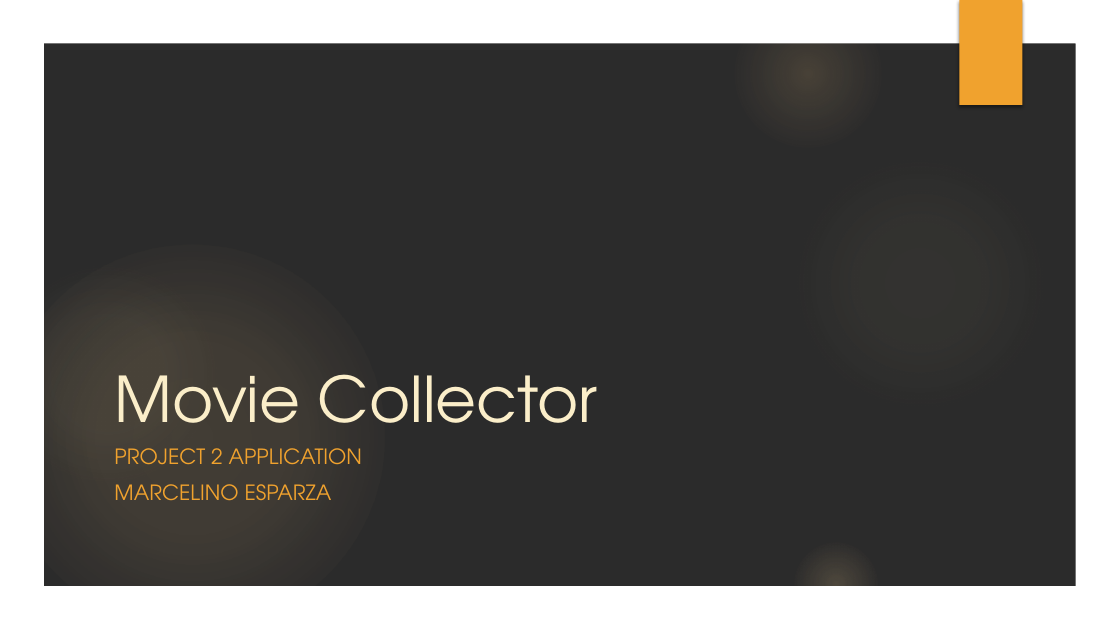
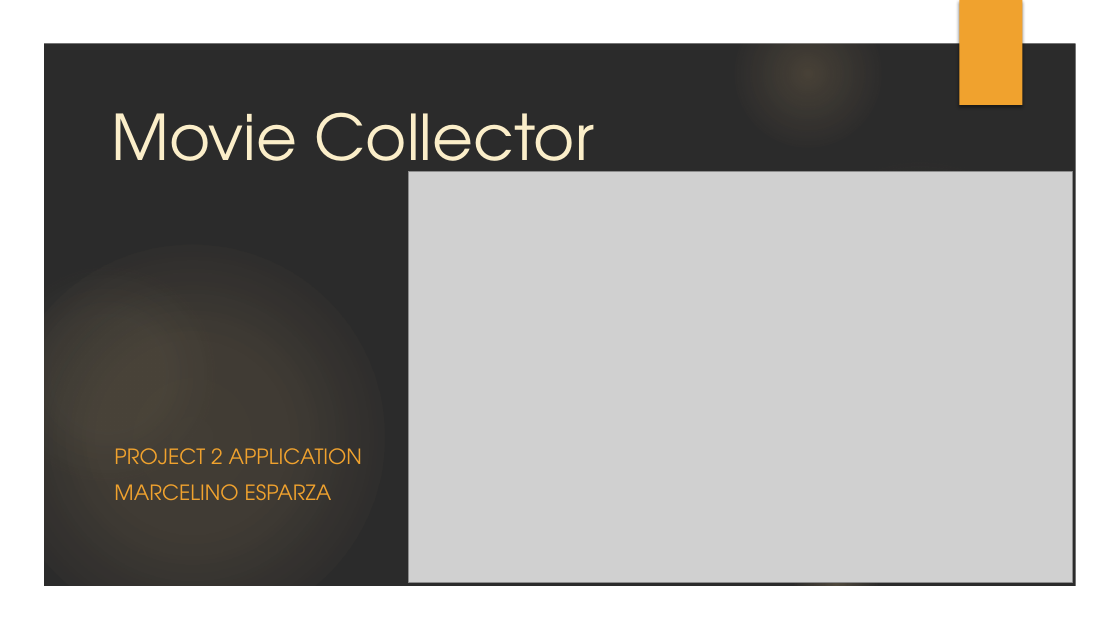
Before and after one commit to mesparzaveloz/Project2-20190622, a slide deck: slide 1 of Movie Collector Prj Presentation.pptx. Drawn at 1120x630 pixels with LibreOffice and Linux fonts; fonts in the diff are those of the drawing; grey boxes stand for pictures; background and template pictures are left out; a plain dark background stands for a picture behind light text. Boxes give left, top, right and bottom in pixels: in the first picture for what was removed or moved away, otherwise in the second. Text is boxed around its words. In the diff, an @@ line names an element or a change of style, - is before the commit and + after.

```diff
--- a/Movie Collector Prj Presentation.pptx
+++ b/Movie Collector Prj Presentation.pptx
@@ title "Movie Collector": place and size @@
-title "Movie Collector" at <box>114,374,597,451</box>
+title "Movie Collector" at <box>111,112,594,189</box>
@@ picture added at <box>408,172,1072,582</box> @@
```
Also in this commit, not shown: 1 other slide changed, 2 other files.
